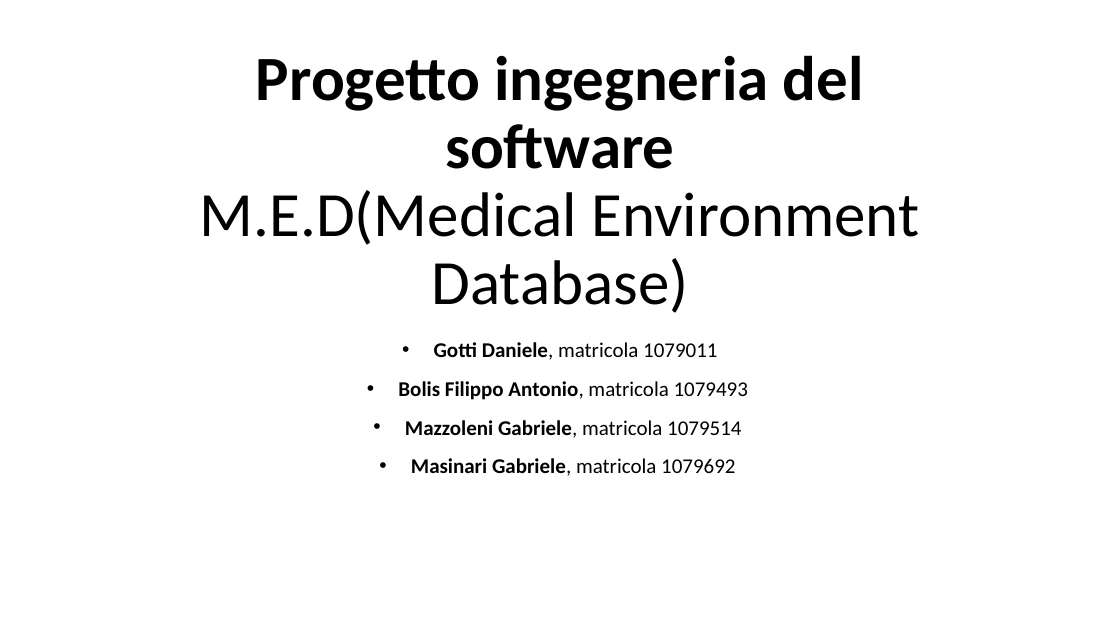
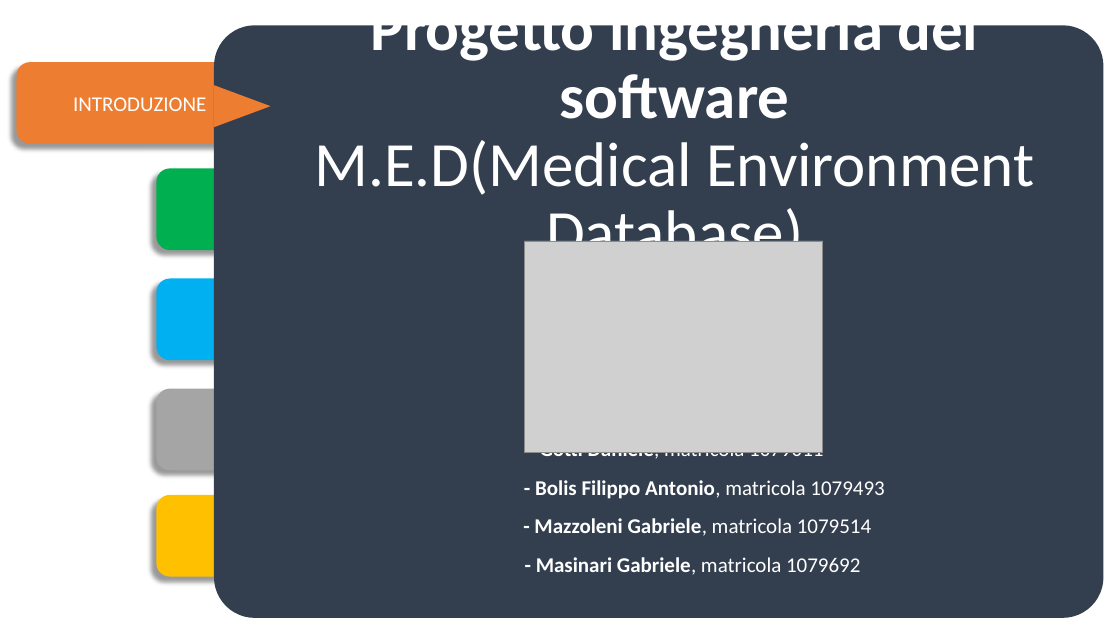
Before and after one commit to FilippoBolis/MED_Progetto_Ing_Software_23_24, a slide deck: slide 1 of MED/doc/Presentazione M.E.D.pptx. Drawn at 1120x630 pixels with LibreOffice and Linux fonts; fonts in the diff are those of the drawing; grey boxes stand for pictures. Boxes give left, top, right and bottom in pixels: in the first picture for what was removed or moved away, otherwise in the second. Text is boxed around its words. In the diff, an @@ line names an element or a change of style, - is before the commit and + after.

```diff
--- a/MED/doc/Presentazione M.E.D.pptx
+++ b/MED/doc/Presentazione M.E.D.pptx
@@ rounded rectangle added at <box>214,25,1104,618</box>, fill #333F50 @@
@@ title "Progetto ingegneria del software M.E.D(Medical ...": place and size @@
-title "Progetto ingegneria del software M.E.D(Medical ..." at <box>200,55,919,313</box>
+title "Progetto ingegneria del software M.E.D(Medical ..." at <box>315,25,1034,242</box>
@@ title "Progetto ingegneria del software M.E.D(Medical ..." at <box>315,25,1034,242</box>: text colour #000000 to #FFFFFF @@
@@ rounded rectangle added at <box>17,62,259,144</box>, fill #ED7D31, 18 pt, text #FFFFFF @@
+INTRODUZIONE
@@ triangle added at <box>214,85,270,127</box>, fill #ED7D31 @@
@@ rounded rectangle added at <box>156,169,398,250</box>, fill #00B050 @@
@@ picture added at <box>524,241,823,452</box> @@
@@ rounded rectangle added at <box>156,279,398,360</box>, fill #00B0F0 @@
@@ rounded rectangle added at <box>156,389,398,471</box>, fill #A5A5A5 @@
@@ subtitle at <box>534,438,884,575</box>: text changed; text colour #000000 to #FFFFFF; bold on @@
-• Gotti Daniele, matricola 1079011
-• Bolis Filippo Antonio, matricola 1079493
-• Mazzoleni Gabriele, matricola 1079514
-• Masinari Gabriele, matricola 1079692
+- Gotti Daniele, matricola 1079011
+- Bolis Filippo Antonio, matricola 1079493
+- Mazzoleni Gabriele, matricola 1079514
+- Masinari Gabriele, matricola 1079692
@@ rounded rectangle added at <box>156,495,398,576</box>, fill #FFC000 @@
```
Also in this commit, not shown: 12 other slides changed.
